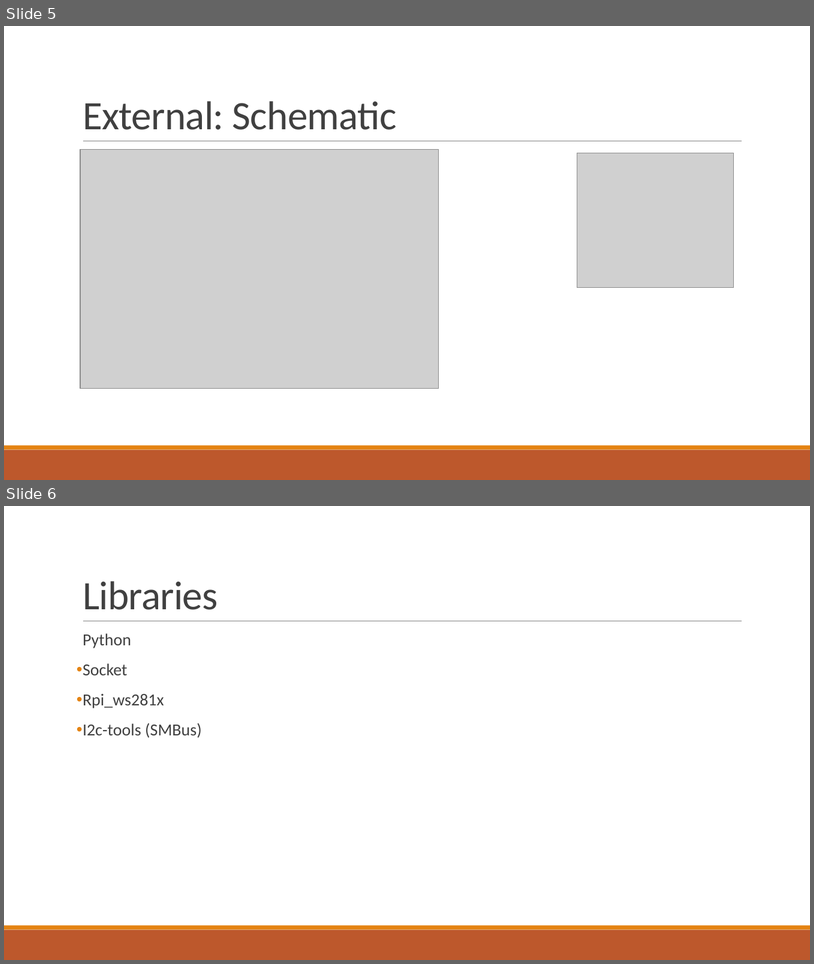
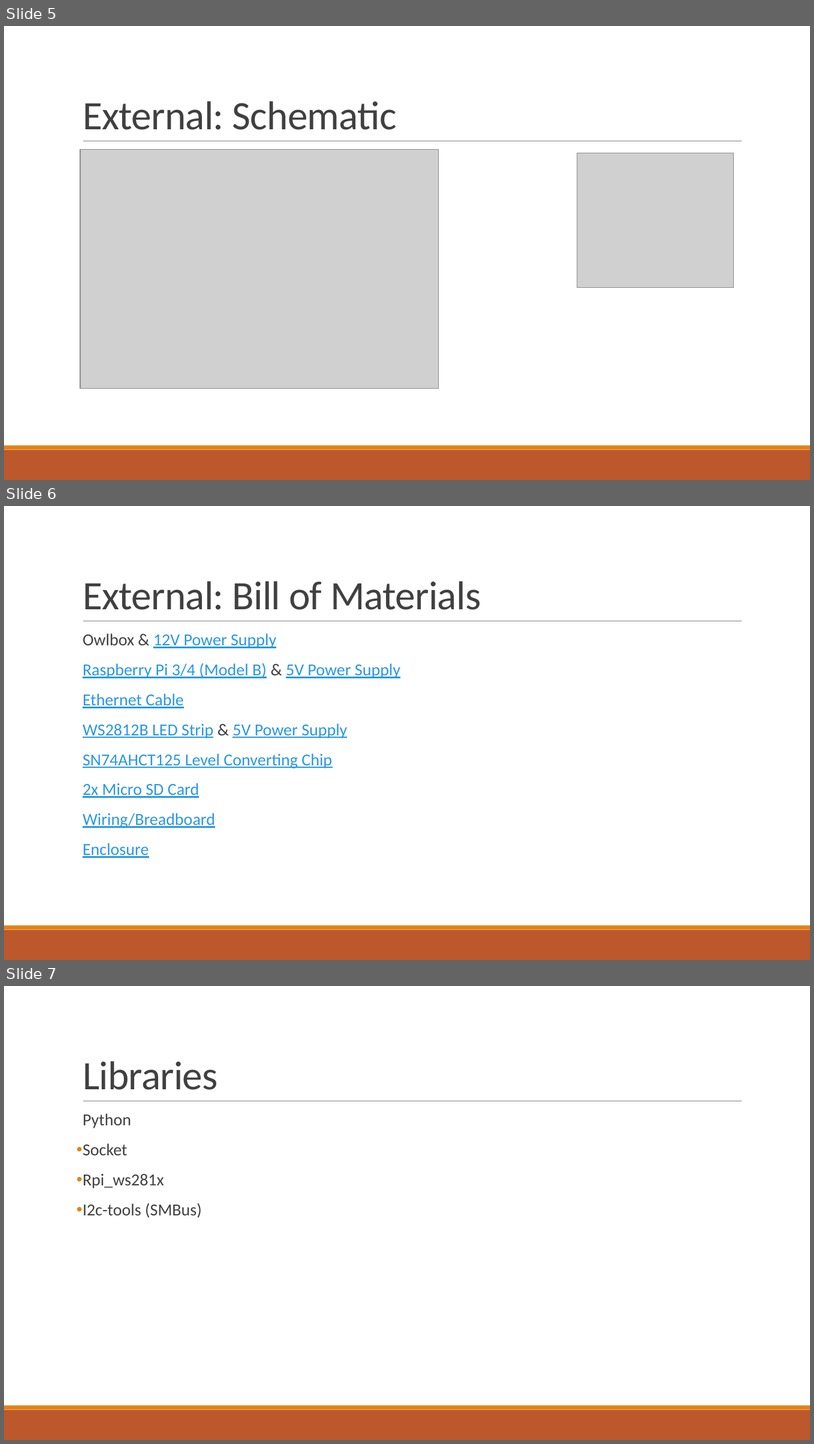
Before and after one commit to scrappylabs/owlbox-benchtest, a slide deck: _Logging/Owlbox Applications.pptx. Shown one above the other, each under a label of ours: slides 5 and 6 before the commit, slides 5, 6 and 7 after it. The pictures are 814x964 and 814x1444 pixels, drawn with LibreOffice and Linux fonts; fonts in the diff are those of the drawing; grey boxes stand for pictures. Boxes give left, top, right and bottom in pixels: in the first picture for what was removed or moved away, otherwise in the second. Text is boxed around its words. In the diff, an @@ line names an element or a change of style, - is before the commit and + after.

```diff
--- a/_Logging/Owlbox Applications.pptx
+++ b/_Logging/Owlbox Applications.pptx
@@ slide 6 added at box(4, 506, 810, 960), background #FFFFFF; not listed: 3 template elements that a slide beside it also shows @@
@@ title added at box(83, 581, 481, 610), 48 pt, text #404040 @@
+External: Bill of Materials
@@ text added at box(83, 633, 401, 858), 20 pt, text #2998E3, underline @@
+  Owlbox & 12V Power Supply
+  Raspberry Pi 3/4 (Model B) & 5V Power Supply
+  Ethernet Cable
+  WS2812B LED Strip & 5V Power Supply
+  SN74AHCT125 Level Converting Chip
+  2x Micro SD Card
+  Wiring/Breadboard
+  Enclosure
@@ what was slide 6 is now slide 7 @@
```
Also in this commit, not shown: 1 slide changed.
